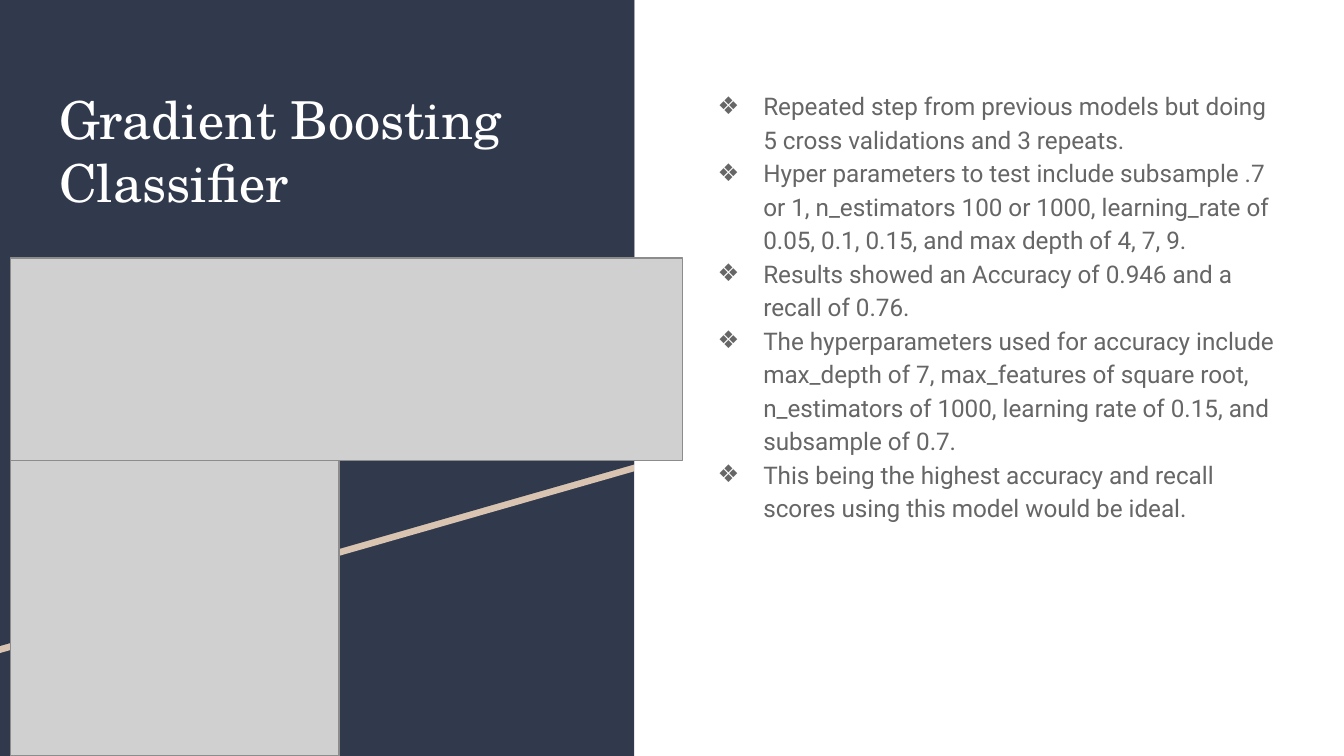
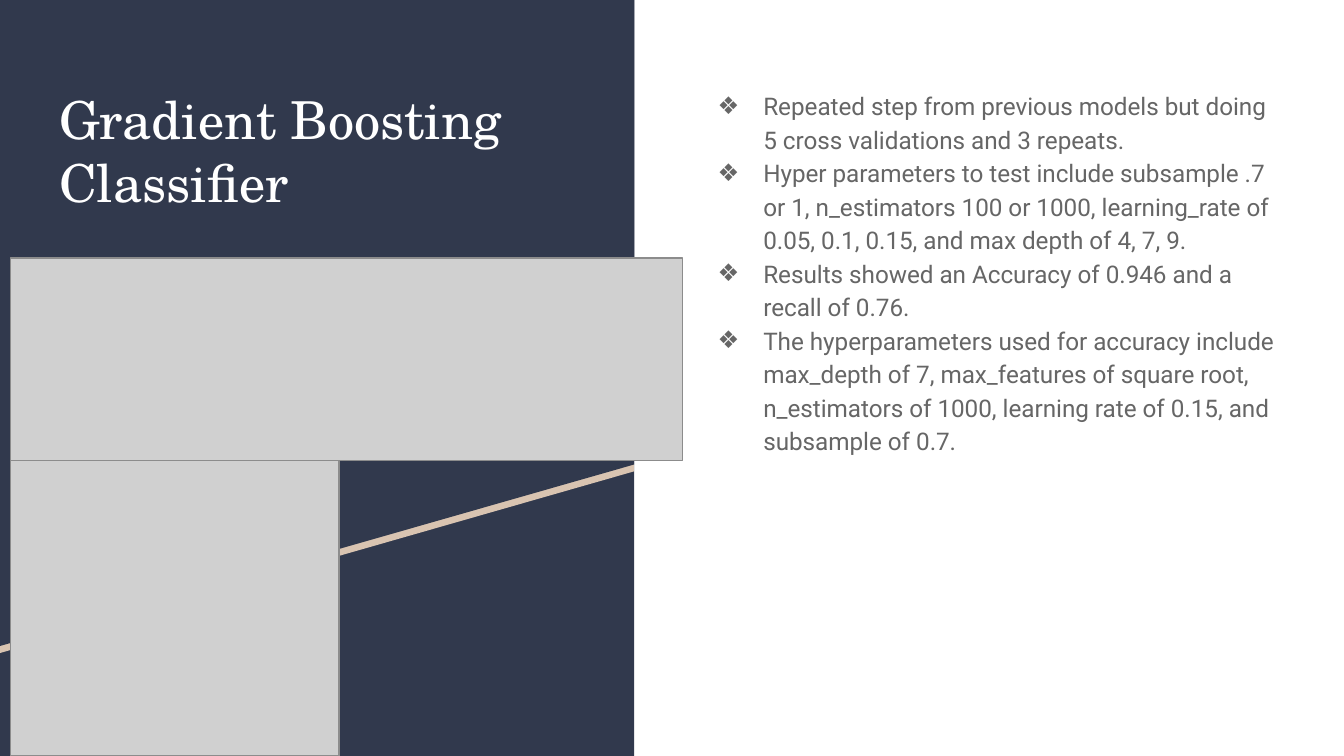
Before and after one commit to jake052799/ThinkfulProjectsAssessmentsandData, a slide deck: slide 13 of Capstone Folder/HMEQCapstone2/HomeEquityDefaultPrediction.pptx. Drawn at 1344x756 pixels with LibreOffice and Linux fonts; fonts in the diff are those of the drawing; grey boxes stand for pictures. Boxes give left, top, right and bottom in pixels: in the first picture for what was removed or moved away, otherwise in the second. Text is boxed around its words. In the diff, an @@ line names an element or a change of style, - is before the commit and + after.

```diff
--- a/Capstone Folder/HMEQCapstone2/HomeEquityDefaultPrediction.pptx
+++ b/Capstone Folder/HMEQCapstone2/HomeEquityDefaultPrediction.pptx
@@ text at <box>763,466,1213,522</box>: paragraph removed @@
-❖ This being the highest accuracy and recall scores using this model would be ideal.
```
Also in this commit, not shown: 2 other slides changed.
